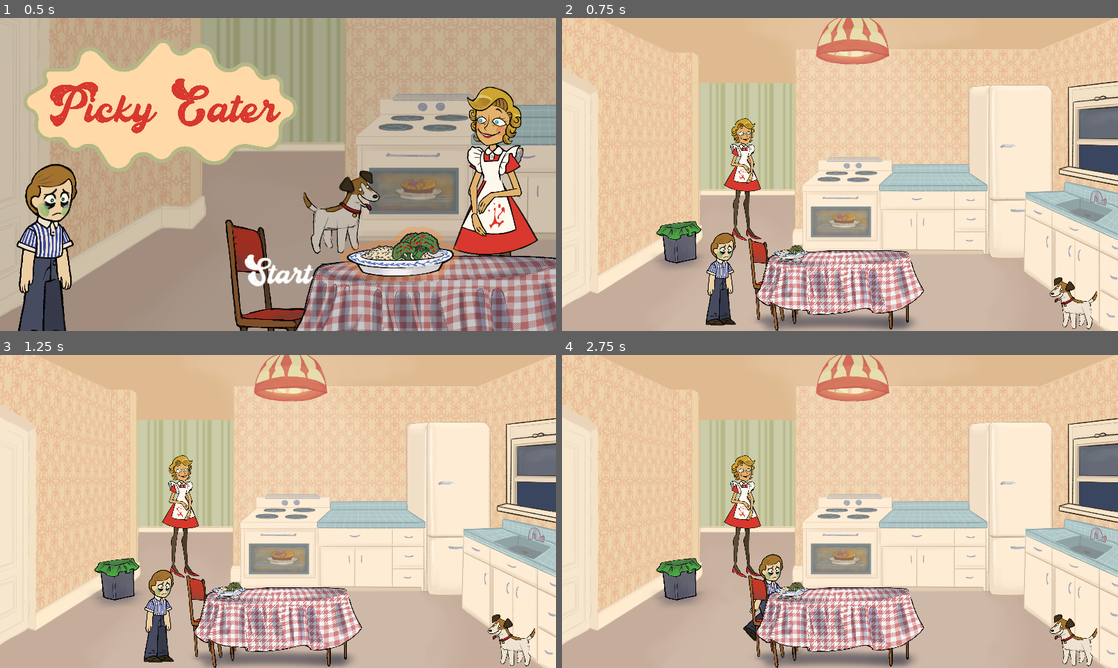
Above: before the commit, frames 1-4 (two rows, left to right).
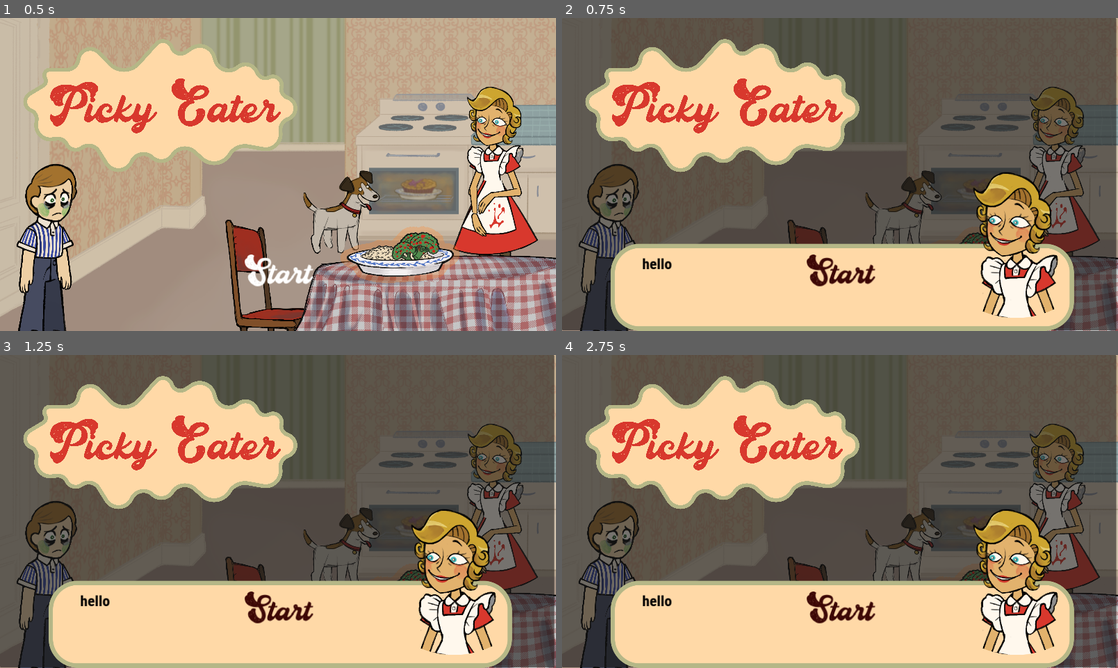
Above: after the commit, the same moments.

Repository: shlomiatia/PickyEater
Game: Godot game, scene res://Entities/MainScreen/Main.tscn
The game is run twice, just before and just after one commit, with the same random seed, the same clock (stepped at 60 frames per second) and the same inputs. This scene is started directly instead of the project's main scene.
Inputs (mouse positions are in pixels of both pictures, inside the frame that each line leads up to):
- Up to frame 1 (0.5 s): no input
- Up to frame 2 (0.75 s): click "Start" at 0.5 s
- Up to frame 3 (1.25 s): no input
- Up to frame 4 (2.75 s): click (840, 511) at 1.27 s; click (840, 611) at 2 s, where only the run after the commit has a clickable "Start"

Frame 1 is identical in both runs. In frame 2, 94% of the frame differs, in the area x 0-100%, y 0-100%; in frame 3, 94%; in frame 4, 95%.

Commit message:
dialogs are amazing!

Diff:
--- /dev/null
+++ b/Entities/DialogPopup/DialogPopup.tscn
@@ -0,0 +1,90 @@
+[gd_scene load_steps=6 format=3 uid="uid://bp6juu24l6k1s"]
+
+[ext_resource type="Script" path="res://Entities/DialogPopup/dialog_popup.gd" id="1_1k0i2"]
+[ext_resource type="Texture2D" uid="uid://bvm81mrstsrvn" path="res://Textures/kiddialog.png" id="2_r3aq6"]
+[ext_resource type="FontFile" uid="uid://dy32vgyx7vyrr" path="res://Fonts/RobotoCondensed-Bold.ttf" id="3_m2wdl"]
+[ext_resource type="Texture2D" uid="uid://b8i2uikkosra3" path="res://Textures/momdialog.png" id="3_yojvf"]
+
+[sub_resource type="Theme" id="Theme_bwilo"]
+default_font = ExtResource("3_m2wdl")
+default_font_size = 52
+Label/colors/font_color = Color(0, 0, 0, 1)
+
+[node name="DialogPopup" type="Node2D"]
+z_index = 100
+script = ExtResource("1_1k0i2")
+
+[node name="CanvasLayer" type="CanvasLayer" parent="."]
+
+[node name="Button" type="Button" parent="CanvasLayer"]
+visible = false
+anchors_preset = 15
+anchor_right = 1.0
+anchor_bottom = 1.0
+offset_right = -6.0
+offset_bottom = -3.0
+grow_horizontal = 2
+grow_vertical = 2
+
+[node name="KidDialog" type="TextureRect" parent="CanvasLayer"]
+visible = false
+z_index = 1
+anchors_preset = 7
+anchor_left = 0.5
+anchor_top = 1.0
+anchor_right = 0.5
+anchor_bottom = 1.0
+offset_left = -845.0
+offset_top = -503.0
+offset_right = 808.0
+grow_horizontal = 2
+grow_vertical = 0
+texture = ExtResource("2_r3aq6")
+flip_h = true
+
+[node name="KidLabel" type="Label" parent="CanvasLayer/KidDialog"]
+layout_mode = 1
+anchors_preset = -1
+anchor_left = 0.26
+anchor_top = 0.507
+anchor_right = 0.906
+anchor_bottom = 0.817
+offset_left = 0.219971
+offset_top = -0.0210419
+offset_right = 0.796021
+offset_bottom = 23.6349
+theme = SubResource("Theme_bwilo")
+text = "placeholder place holder place"
+
+[node name="MomDialog" type="TextureRect" parent="CanvasLayer"]
+visible = false
+z_index = 1
+anchors_preset = 7
+anchor_left = 0.5
+anchor_top = 1.0
+anchor_right = 0.5
+anchor_bottom = 1.0
+offset_left = -792.5
+offset_top = -606.0
+offset_right = 898.5
+offset_bottom = -1.0
+grow_horizontal = 2
+grow_vertical = 0
+texture = ExtResource("3_yojvf")
+flip_h = true
+
+[node name="MomLabel" type="Label" parent="CanvasLayer/MomDialog"]
+layout_mode = 1
+anchors_preset = -1
+anchor_left = 0.064
+anchor_top = 0.567
+anchor_right = 0.711
+anchor_bottom = 0.924
+offset_left = 0.275993
+offset_top = -0.0350342
+offset_right = -0.801025
+offset_bottom = -0.0200195
+theme = SubResource("Theme_bwilo")
+text = "placeholder place holder place"
+
+[connection signal="pressed" from="CanvasLayer/Button" to="." method="_on_button_pressed"]
--- /dev/null
+++ b/Entities/DialogPopup/dialog_popup.gd
@@ -0,0 +1,53 @@
+class_name DialogPopup
+extends Node2D
+
+const mom: String = "mom"
+const kid: String = "kid"
+@onready var mom_dialog: TextureRect = $CanvasLayer/MomDialog
+@onready var mom_label: Label = $CanvasLayer/MomDialog/MomLabel
+
+@onready var kid_dialog: TextureRect = $CanvasLayer/KidDialog
+@onready var kid_label: Label = $CanvasLayer/KidDialog/KidLabel
+
+@onready var button: Button = $CanvasLayer/Button
+#@onready var color_rect: ColorRect = $CanvasLayer/ColorRect
+var dialog: Array[String] = []
+var current_speaker: String = kid
+
+# Called when the node enters the scene tree for the first time.
+func _ready() -> void:
+	pass # Replace with function body.
+
+
+# Called every frame. 'delta' is the elapsed time since the previous frame.
+func _process(delta: float) -> void:
+	pass
+
+
+
+func _start_dialog(speaker: String, dialog_content: Array[String]) -> void:
+	_hide_dialogs()
+	print("cool")
+	dialog = dialog_content
+	current_speaker = speaker
+	#color_rect.visible = true
+	button.visible = true
+	if(speaker==mom):
+		mom_dialog.visible = true
+		mom_label.text = dialog[0]
+	if(speaker==kid):
+		kid_dialog.visible = true
+		kid_label.text = dialog[0]
+	#show text
+
+func _on_button_pressed() -> void:
+	dialog = dialog.slice(1)
+	if(dialog.size() >= 1):
+		_start_dialog(mom if (current_speaker==kid) else kid, dialog)
+	else:
+		_hide_dialogs()
+		button.visible = false
+
+func _hide_dialogs() -> void:
+	mom_dialog.visible = false
+	kid_dialog.visible = false
--- a/Entities/MainScreen/Main.tscn
+++ b/Entities/MainScreen/Main.tscn
@@ -1,5 +1,6 @@
-[gd_scene load_steps=19 format=3 uid="uid://bhp3d1ec1dppe"]
+[gd_scene load_steps=20 format=3 uid="uid://bhp3d1ec1dppe"]
 
+[ext_resource type="PackedScene" uid="uid://bp6juu24l6k1s" path="res://Entities/DialogPopup/DialogPopup.tscn" id="1_abdxt"]
 [ext_resource type="Texture2D" uid="uid://bt1ic825jmcr3" path="res://Textures/Background.png" id="1_s7snu"]
 [ext_resource type="Texture2D" uid="uid://c4gpgt2b4t6hw" path="res://Textures/Dog.png" id="2_qke7q"]
 [ext_resource type="PackedScene" uid="uid://dujrwkr24dw6q" path="res://Entities/Kid/Kid.tscn" id="3_o3hdd"]
@@ -39,6 +40,9 @@
 shader_parameter/outline_colour = Vector4(0.996, 0.529, 0.176, 0.3)
 
 [node name="Main" type="Node2D"]
+
+[node name="DialogPopup" parent="." instance=ExtResource("1_abdxt")]
+z_index = -100
 
 [node name="Background" type="Sprite2D" parent="."]
 modulate = Color(0.811765, 0.811765, 0.811765, 1)
--- a/Scripts/StartBtn.gd
+++ b/Scripts/StartBtn.gd
@@ -3,7 +3,10 @@
 var new_scene = preload("res://Entities/Game/Game.tscn").instantiate()
 
 func _on_pressed() -> void:
-	var current_scene = self.get_tree().current_scene
-	self.get_tree().root.add_child(new_scene)
-	self.get_tree().current_scene = new_scene
-	current_scene.queue_free()
+	#var current_scene = self.get_tree().current_scene
+	#self.get_tree().root.add_child(new_scene)
+	#self.get_tree().current_scene = new_scene
+	#current_scene.queue_free()
+
+	var dialog_popup = self.get_node("/root/Main/DialogPopup") as DialogPopup
+	dialog_popup._start_dialog(dialog_popup.mom, ["hello", "hi? dont die"])
Binary file added: Textures/kiddialog.png
Not shown, added: Textures/kiddialog.png.import
Binary file added: Textures/momdialog.png
Not shown, added: Textures/momdialog.png.import
